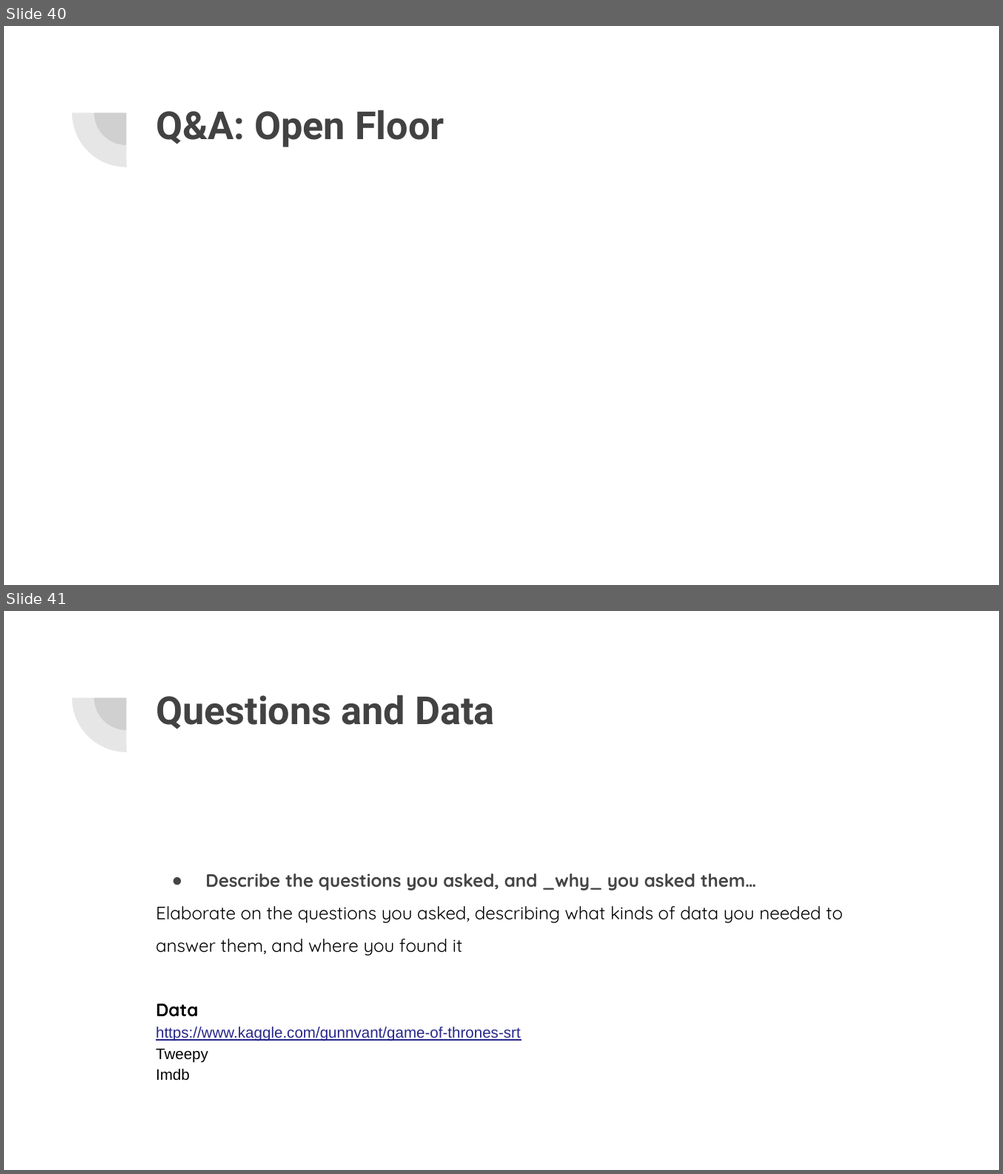
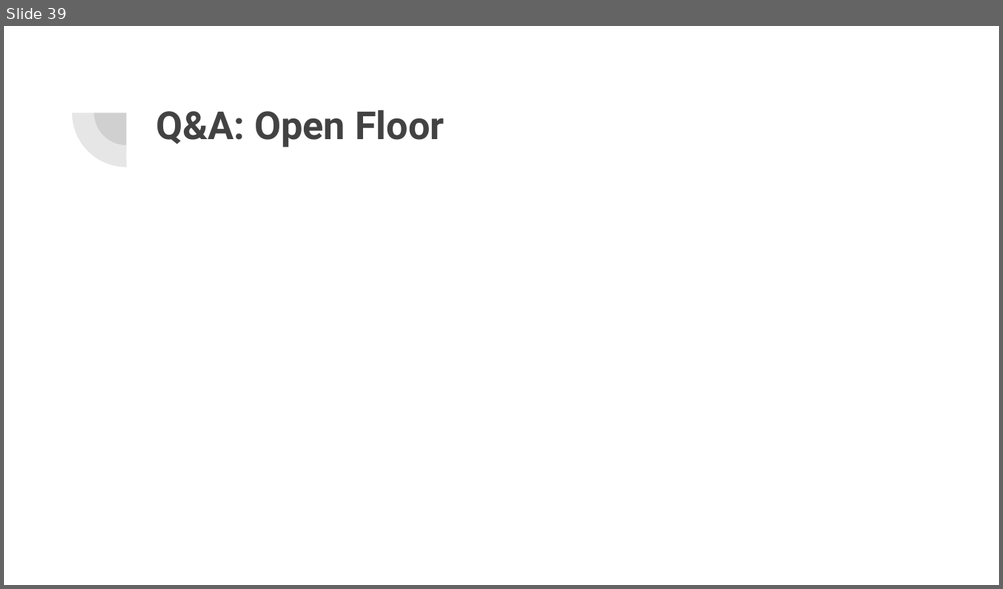
Before and after one commit to nix1228/Retro-Fireballs, a slide deck: Presentation/Retro Fireballs.pptx. Shown one above the other, each under a label of ours: slides 40 and 41 before the commit, slide 39 after it. The pictures are 1003x1174 and 1003x589 pixels, drawn with LibreOffice and Linux fonts; fonts in the diff are those of the drawing. Boxes give left, top, right and bottom in pixels: in the first picture for what was removed or moved away, otherwise in the second. Text is boxed around its words. In the diff, an @@ line names an element or a change of style, - is before the commit and + after.

```diff
--- a/Presentation/Retro Fireballs.pptx
+++ b/Presentation/Retro Fireballs.pptx
@@ slide 41 removed at [4, 611, 999, 1170], background #FFFFFF; not listed: 2 template elements that a slide beside it also shows @@
@@ title removed at [156, 695, 495, 729] @@
-Questions and Data
@@ text removed at [156, 874, 842, 1081] @@
-● Describe the questions you asked, and _why_ you asked them…
-Elaborate on the questions you asked, describing what kinds of data you needed to answer them, and where you found it
-Data
-https://www.kaggle.com/gunnvant/game-of-thrones-srt
-Tweepy
-Imdb
@@ what was slide 40 is now slide 39 @@
```
Also in this commit, not shown: 1 slide changed, 5 other slides removed.
